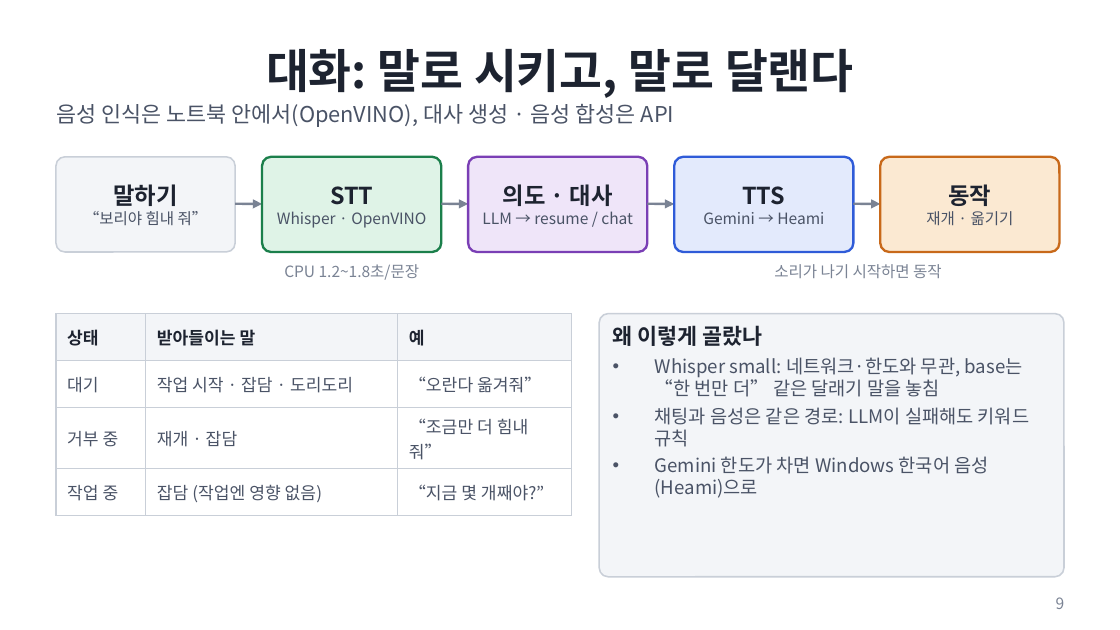
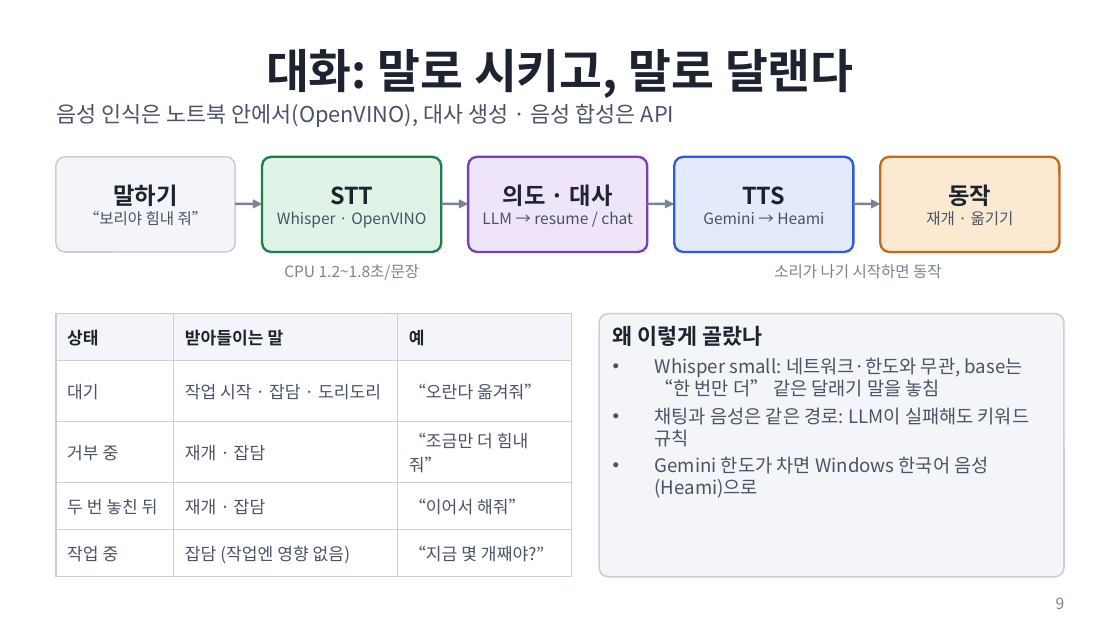
Before and after one commit to ttogle918/intel-openvino-homerunball, a slide deck: slide 9 of docs/slides.pptx. Drawn at 1120x630 pixels with LibreOffice and Linux fonts; fonts in the diff are those of the drawing. Boxes give left, top, right and bottom in pixels: in the first picture for what was removed or moved away, otherwise in the second. Text is boxed around its words. In the diff, an @@ line names an element or a change of style, - is before the commit and + after.

```diff
--- a/docs/slides.pptx
+++ b/docs/slides.pptx
@@ table at <box>56,314,571,567</box> @@
+row 4: 두 번 놓친 뒤 | 재개 · 잡담 | “이어서 해줘”
```
Also in this commit, not shown: 1 other slide changed, 10 other files.
